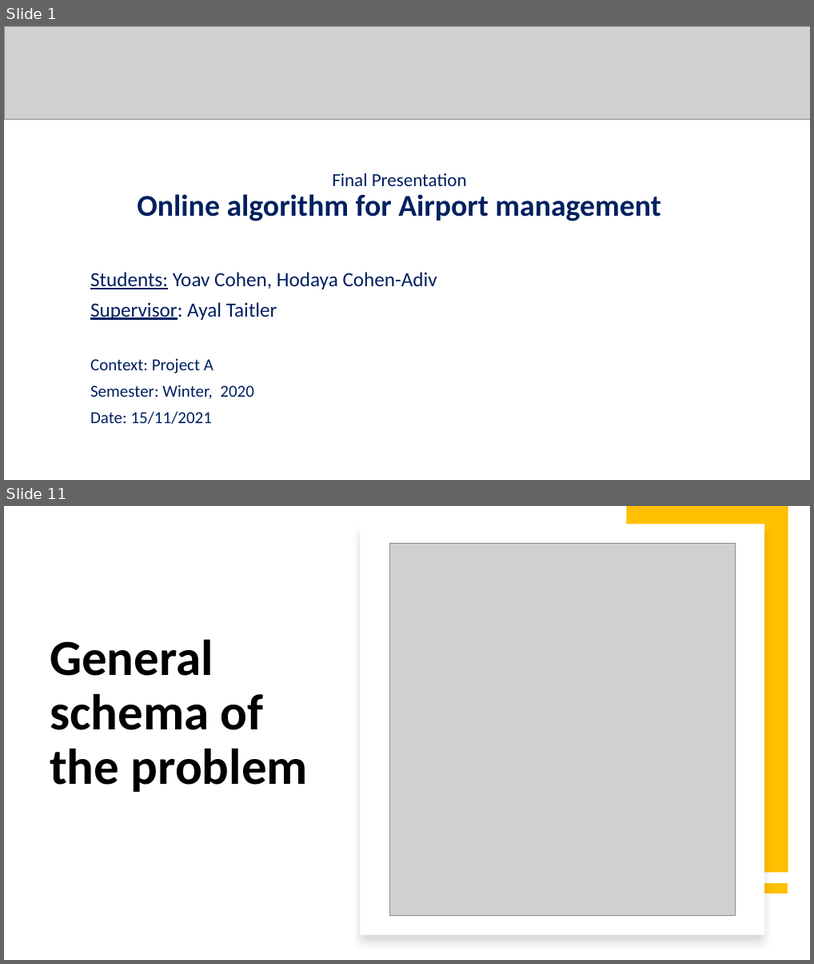
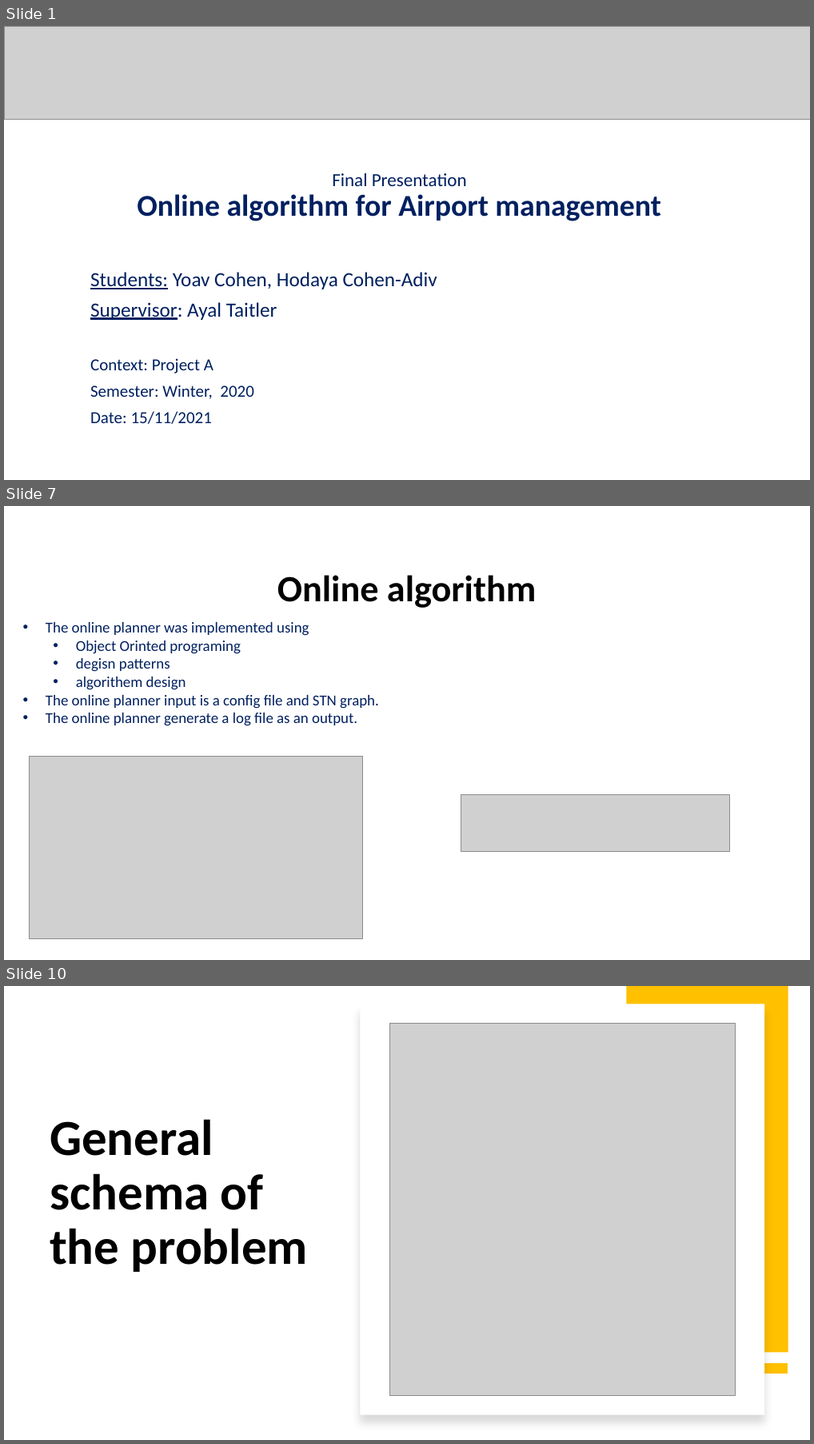
Before and after one commit to Cohen-Yoav/Project-A---Airport-Management, a slide deck: חומר עזר לפרויקט/project_A.pptx. Shown one above the other, each under a label of ours: slides 1 and 11 before the commit, slides 1, 7 and 10 after it; the slides between them are not shown. The pictures are 814x964 and 814x1444 pixels, drawn with LibreOffice and Linux fonts; fonts in the diff are those of the drawing; grey boxes stand for pictures; background and template pictures are left out. Boxes give left, top, right and bottom in pixels: in the first picture for what was removed or moved away, otherwise in the second. Text is boxed around its words. In the diff, an @@ line names an element or a change of style, - is before the commit and + after.

```diff
--- a/חומר עזר לפרויקט/project_A.pptx
+++ b/חומר עזר לפרויקט/project_A.pptx
@@ slide 7 added at <box>4,506,810,960</box>, background picture (left out) @@
@@ title added at <box>278,575,536,608</box>, 44 pt, text #000000, bold @@
+Online algorithm
@@ text added at <box>46,622,379,726</box>, 18 pt, text #002060 @@
+• The online planner was implemented using
+  • Object Orinted programing
+  • degisn patterns
+  • algorithem design
+• The online planner input is a config file and STN graph.
+• The online planner generate a log file as an output.
@@ picture added at <box>30,756,363,939</box> @@
@@ picture added at <box>461,795,730,852</box> @@
@@ what was slide 11 is now slide 10 @@
```
Also in this commit, not shown: 7 slides changed, 2 slides removed.
